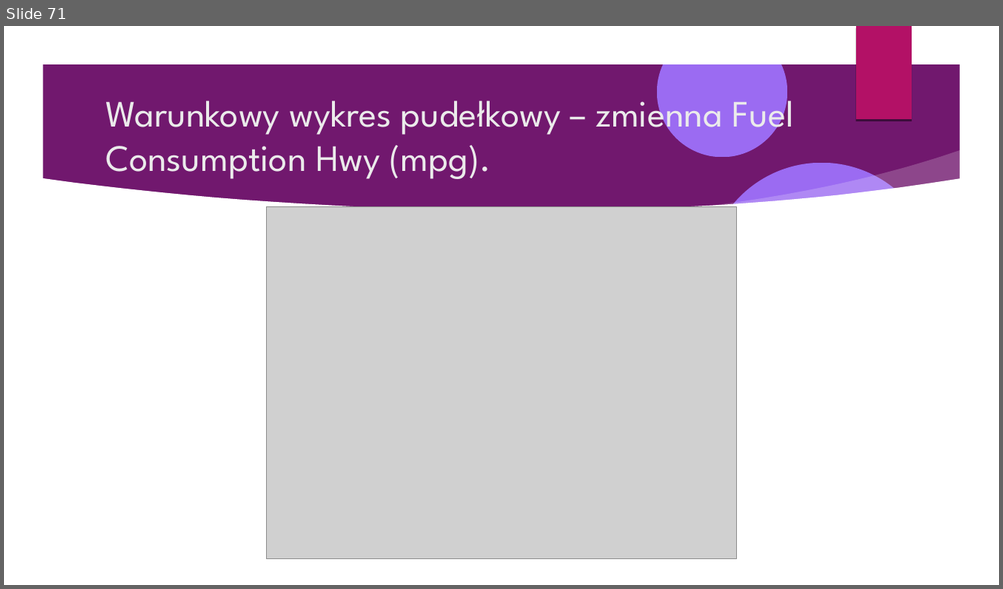
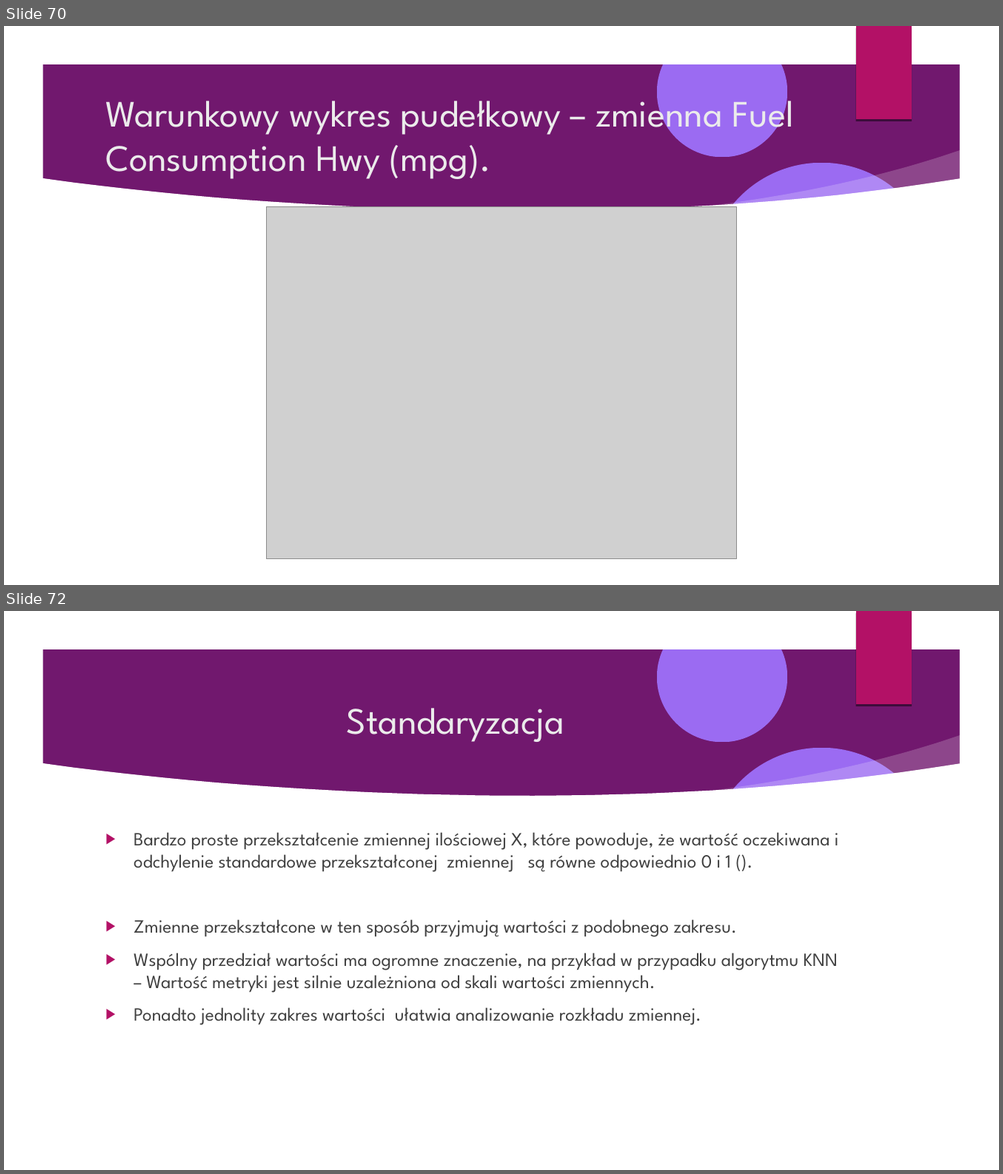
Before and after one commit to Pawel-Tomasz-Nowak/Scientific-collaboration, a slide deck: EmissionAnalysis/Prezentacja projektu.odp. Shown one above the other, each under a label of ours: slide 71 before the commit, slides 70 and 72 after it; the slides between them are not shown. The pictures are 1003x589 and 1003x1174 pixels, drawn with LibreOffice and Linux fonts; fonts in the diff are those of the drawing; grey boxes stand for pictures; background and template pictures are left out. Boxes give left, top, right and bottom in pixels: in the first picture for what was removed or moved away, otherwise in the second. Text is boxed around its words. In the diff, an @@ line names an element or a change of style, - is before the commit and + after.

```diff
--- a/EmissionAnalysis/Prezentacja projektu.odp
+++ b/EmissionAnalysis/Prezentacja projektu.odp
@@ slide 72 added at <box>4,611,999,1170</box>, background picture (left out); not listed: 9 template elements that a slide beside it also shows @@
@@ title added at <box>347,708,565,742</box>, 36 pt, text #EBEBEB @@
+Standaryzacja
@@ text added at <box>134,832,839,1025</box>, 18 pt, text #404040 @@
+▶ Bardzo proste przekształcenie zmiennej ilościowej X, które powoduje, że wartość oczekiwana i odchylenie standardowe przekształconej zmiennej są równe odpowiednio 0 i 1 ().
+▶ Zmienne przekształcone w ten sposób przyjmują wartości z podobnego zakresu.
+▶ Wspólny przedział wartości ma ogromne znaczenie, na przykład w przypadku algorytmu KNN – Wartość metryki jest silnie uzależniona od skali wartości zmiennych.
+▶ Ponadto jednolity zakres wartości ułatwia analizowanie rozkładu zmiennej.
@@ what was slide 71 is now slide 70 @@
```
Also in this commit, not shown: 4 slides changed, 3 other slides added, 1 slide removed, 3 other files.
